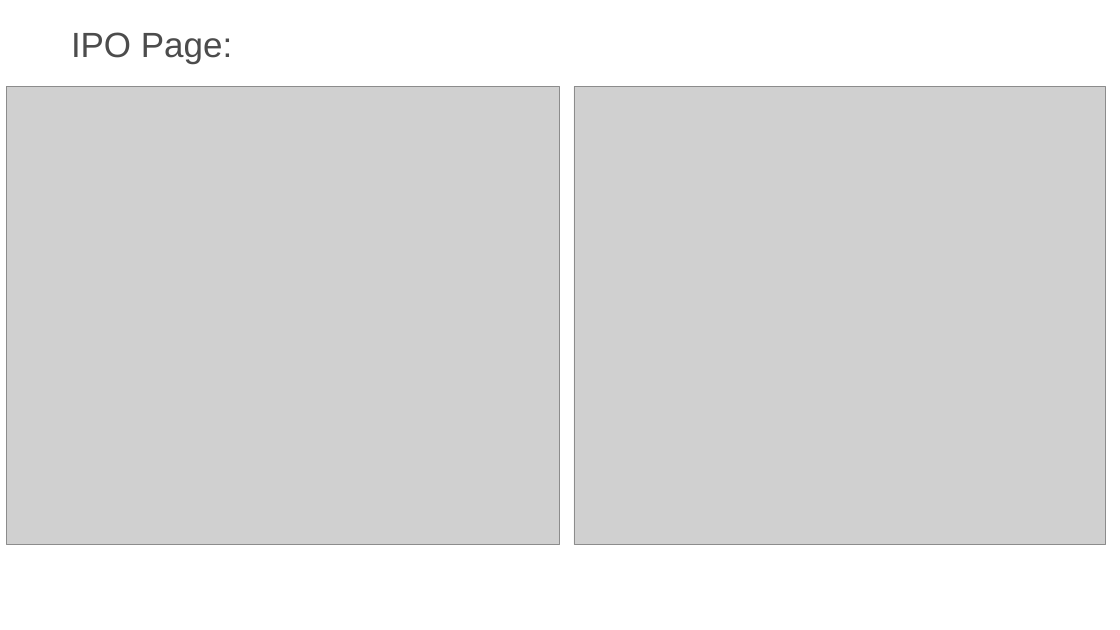
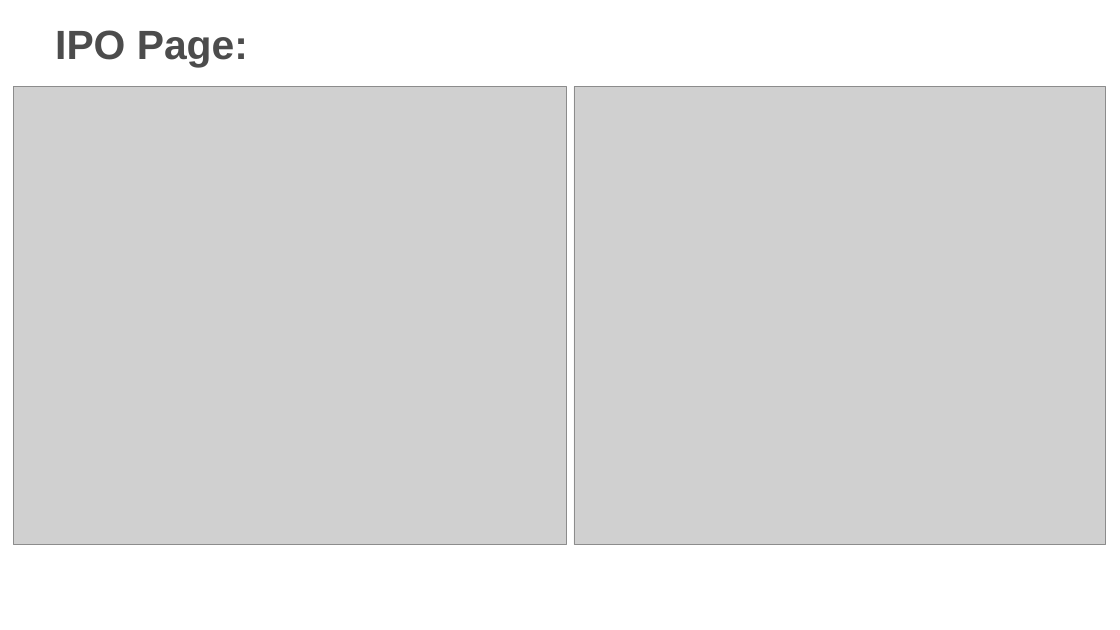
Before and after one commit to Theanantsoni/investsphere, a slide deck: slide 28 of InvestSphere-PPT.pptx (slide 29 before the commit). Drawn at 1120x630 pixels with LibreOffice and Linux fonts; fonts in the diff are those of the drawing; grey boxes stand for pictures; background and template pictures are left out. Boxes give left, top, right and bottom in pixels: in the first picture for what was removed or moved away, otherwise in the second. Text is boxed around its words. In the diff, an @@ line names an element or a change of style, - is before the commit and + after.

```diff
--- a/InvestSphere-PPT.pptx
+++ b/InvestSphere-PPT.pptx
@@ text "IPO Page:" at box(55, 30, 248, 68): size 30 to 35 pt, bold on @@
@@ picture: place and size @@
-picture at box(7, 87, 560, 544)
+picture at box(13, 87, 566, 544)
```
Also in this commit, not shown: 30 other slides changed, 3 slides added, 3 slides removed, 2 other files.
